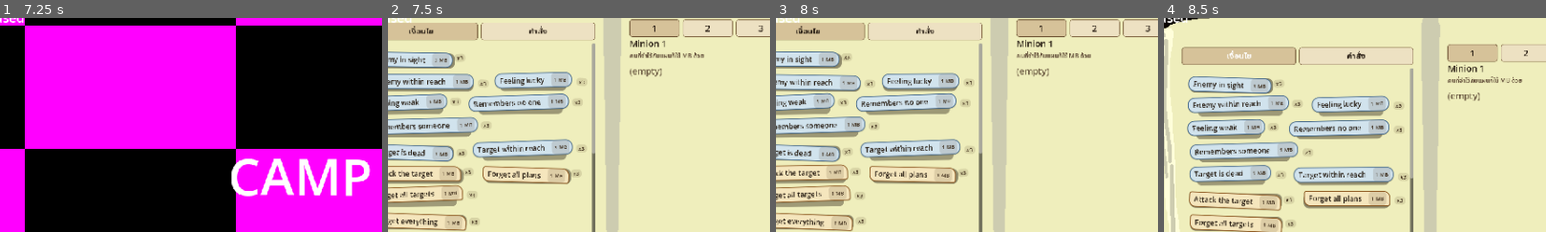
Above: before the commit, frames 1-4 (left to right).
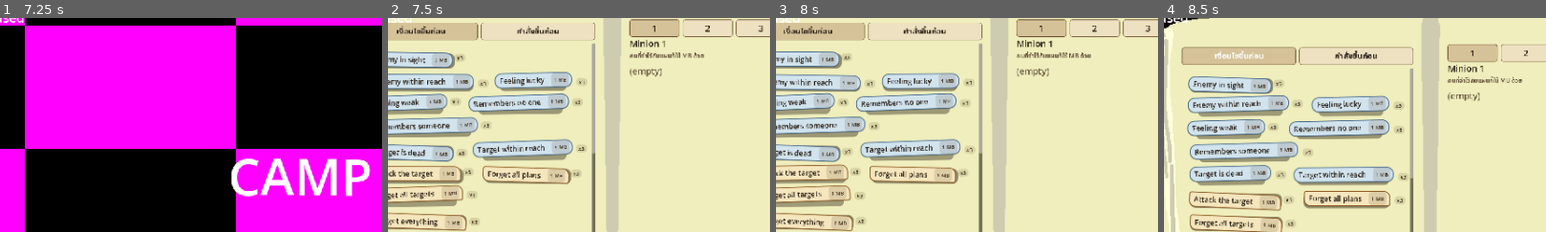
Above: after the commit, the same moments.

Repository: slost/thj-2026
Game: Godot game, scene res://systems/debug/debug_rooms.tscn
Same seed, same stepped clock (60 frames per second), same inputs: the game is played once before the commit and once after it.
Inputs (mouse positions are % of the whole screen's width and height, from its top left):
- Up to frame 1 (7.25 s): click "Restart" at 0.5 s; click "Restart" at 1.25 s; click "Restart" at 2 s; click "World Map" at 2.75 s; click "Restart" at 3.5 s; click "Restart" at 4.25 s; click "Restart" at 5 s; click (80, 89) at 5.75 s; click (88, 89) at 6.5 s
- Up to frame 2 (7.5 s): click (96, 89) at 7.25 s
- Up to frame 3 (8 s): no input
- Up to frame 4 (8.5 s): click (21, 21) at 8 s, where only the run before the commit has a clickable "เงื่อนไข"
The pictures show only the part of the screen within x 17-67%, y 18-68%; the shares and areas given below are measured in that part.

Frame 1 is identical in both runs. In frame 2, 0.5% of the frame differs, in the area x 2-45%, y 3-8%; in frame 3, 0.5%; in frame 4, 0.5%.

Commit message:
Label the palette sorts as conditions first and actions first.
Both kinds stay on the page; the buttons only change which kind is listed first.

Co-authored-by: Cursor <cursoragent@cursor.com>

Diff:
--- a/contents/translations/blocks.csv
+++ b/contents/translations/blocks.csv
@@ -45,8 +45,8 @@
 code.forget_all_actions.desc,Drop every plan you were going to do.,ลืมทุกแผนที่ตั้งใจจะทำ
 code.forget_everything.name,Forget everything,ลืมทุกอย่าง
 code.forget_everything.desc,Let go of every person and every plan.,ลืมทั้งคนที่จำไว้และทุกแผน
-ui.code_editor.tab_conditions,Conditions,เงื่อนไข
-ui.code_editor.tab_actions,Actions,คำสั่ง
+ui.code_editor.sort_conditions_first,Conditions first,เงื่อนไขขึ้นก่อน
+ui.code_editor.sort_actions_first,Actions first,คำสั่งขึ้นก่อน
 ui.code_editor.sort_name,Name,ชื่อ
 ui.code_editor.sort_kind,Kind,ชนิด
 ui.code_editor.sort_ram,RAM,แรม
--- a/systems/code_editor/block_palette.gd
+++ b/systems/code_editor/block_palette.gd
@@ -20,8 +20,8 @@
 var _rebuild_queued := false
 var _laying_out := false
 
-@onready var _conditions_tab: Button = %SortConditions
-@onready var _actions_tab: Button = %SortActions
+@onready var _conditions_tab: Button = %SortConditionsFirst
+@onready var _actions_tab: Button = %SortActionsFirst
 @onready var _list: Control = %PaletteList
 
 
--- a/systems/code_editor/editor.tscn
+++ b/systems/code_editor/editor.tscn
@@ -152,7 +152,7 @@
 grow_horizontal = 2
 theme_override_constants/separation = 8
 
-[node name="SortConditions" type="Button" parent="BlockPalette/Tabs"]
+[node name="SortConditionsFirst" type="Button" parent="BlockPalette/Tabs"]
 unique_name_in_owner = true
 layout_mode = 2
 size_flags_horizontal = 3
@@ -160,16 +160,16 @@
 toggle_mode = true
 button_pressed = true
 button_group = SubResource("ButtonGroup_sort")
-text = "ui.code_editor.tab_conditions"
-
-[node name="SortActions" type="Button" parent="BlockPalette/Tabs"]
+text = "ui.code_editor.sort_conditions_first"
+
+[node name="SortActionsFirst" type="Button" parent="BlockPalette/Tabs"]
 unique_name_in_owner = true
 layout_mode = 2
 size_flags_horizontal = 3
 focus_mode = 0
 toggle_mode = true
 button_group = SubResource("ButtonGroup_sort")
-text = "ui.code_editor.tab_actions"
+text = "ui.code_editor.sort_actions_first"
 
 [node name="PaletteScroll" type="ScrollContainer" parent="BlockPalette"]
 unique_name_in_owner = true
--- a/tests/test_script_editing.gd
+++ b/tests/test_script_editing.gd
@@ -251,7 +251,7 @@
 		_fail("palette did not show conditions and actions together")
 	if not _kind_order(palette_list, true):
 		_fail("conditions were not listed first")
-	var actions_tab := editor.get_node(^"%SortActions") as Button
+	var actions_tab := editor.get_node(^"%SortActionsFirst") as Button
 	actions_tab.pressed.emit()
 	for _frame in 2:
 		await process_frame
@@ -618,7 +618,7 @@
 			_fail("missing english desc for %s" % str(id))
 		if LocaleText.translate("code.%s.desc" % str(id), "th").is_empty():
 			_fail("missing thai desc for %s" % str(id))
-	for key in ["ui.code_editor.tab_conditions", "ui.code_editor.tab_actions", "ui.code_editor.ram_hint", "ui.code_editor.ram", "ui.code_editor.empty", "ui.code_editor.drop_mb", "ui.code_editor.drop_indent"]:
+	for key in ["ui.code_editor.sort_conditions_first", "ui.code_editor.sort_actions_first", "ui.code_editor.ram_hint", "ui.code_editor.ram", "ui.code_editor.empty", "ui.code_editor.drop_mb", "ui.code_editor.drop_indent"]:
 		if LocaleText.translate(key, "en").is_empty() or LocaleText.translate(key, "th").is_empty():
 			_fail("missing translation %s" % key)
 	TranslationServer.set_locale("en")
Binary file changed: contents/translations/blocks.en.translation
Binary file changed: contents/translations/blocks.th.translation
